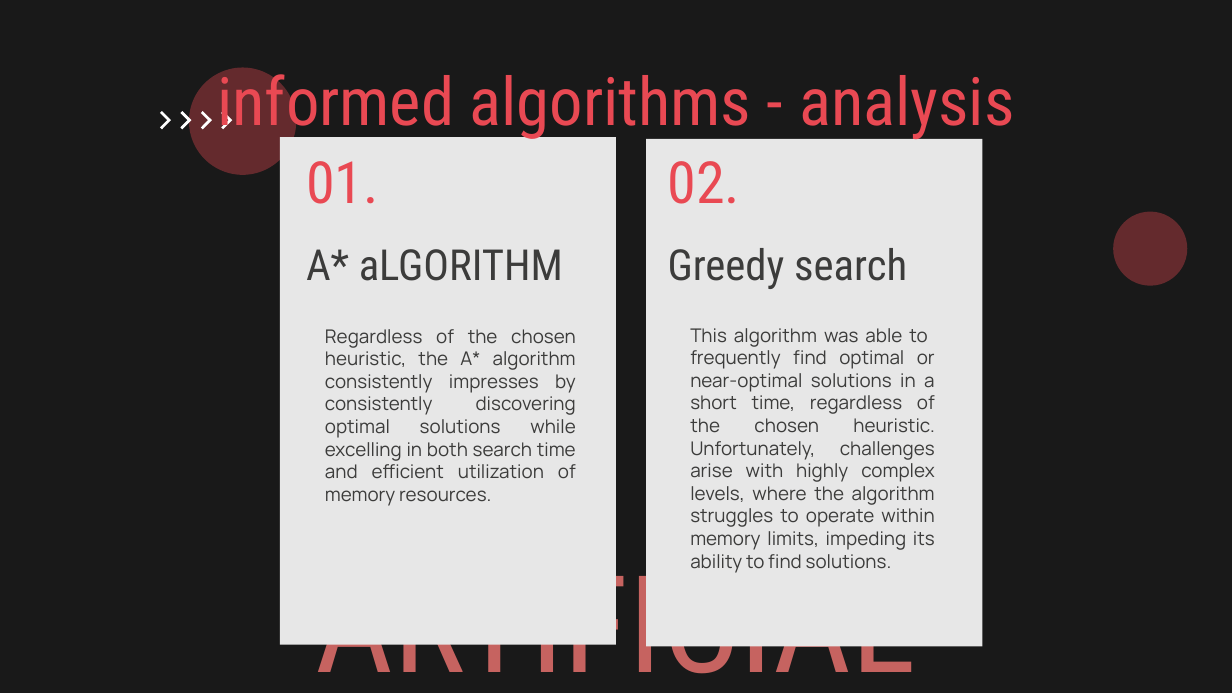
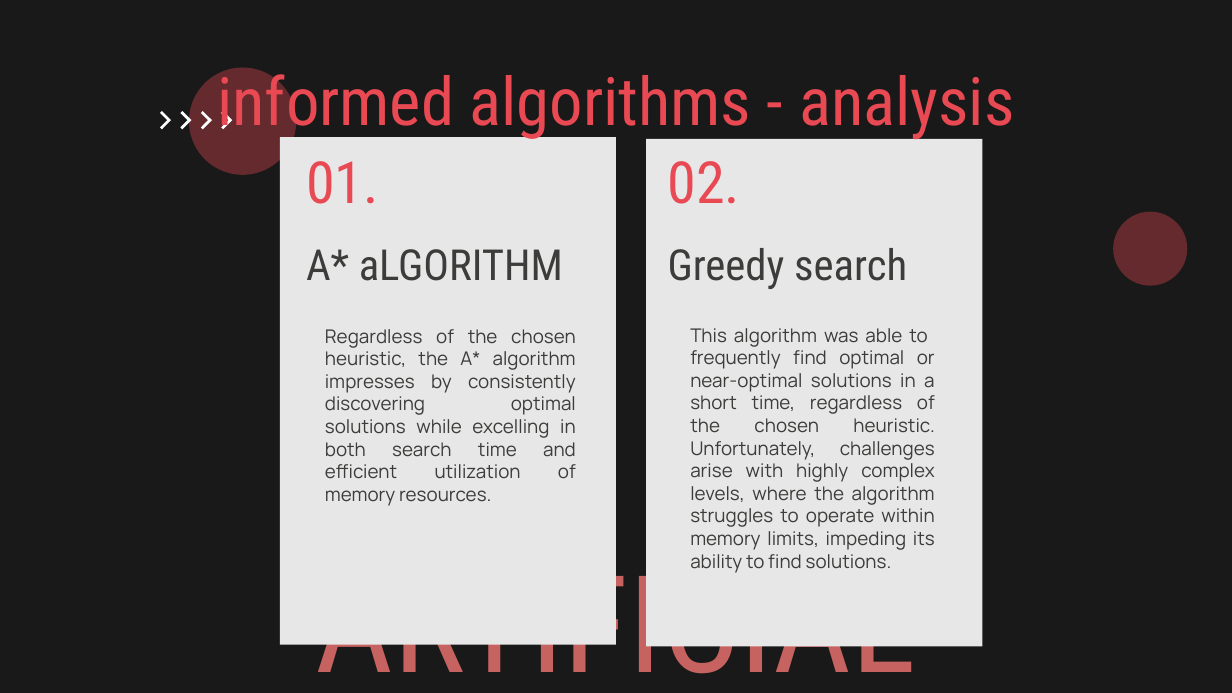
Before and after one commit to antoniooazevedo/IA-project, a slide deck: slide 7 of docs/Presentations/Sokobond_AI_Group_A1_77.pptx. Drawn at 1232x693 pixels with LibreOffice and Linux fonts; fonts in the diff are those of the drawing. Boxes give left, top, right and bottom in pixels: in the first picture for what was removed or moved away, otherwise in the second. Text is boxed around its words. In the diff, an @@ line names an element or a change of style, - is before the commit and + after.

```diff
--- a/docs/Presentations/Sokobond_AI_Group_A1_77.pptx
+++ b/docs/Presentations/Sokobond_AI_Group_A1_77.pptx
@@ subtitle at [325,329,576,506]: text changed @@
-Regardless of the chosen heuristic, the A* algorithm consistently impresses by consistently discovering optimal solutions while excelling in both search time and efficient utilization of memory resources.
+Regardless of the chosen heuristic, the A* algorithm impresses by consistently discovering optimal solutions while excelling in both search time and efficient utilization of memory resources.
```
Also in this commit, not shown: 4 other slides changed, 2 other files.
